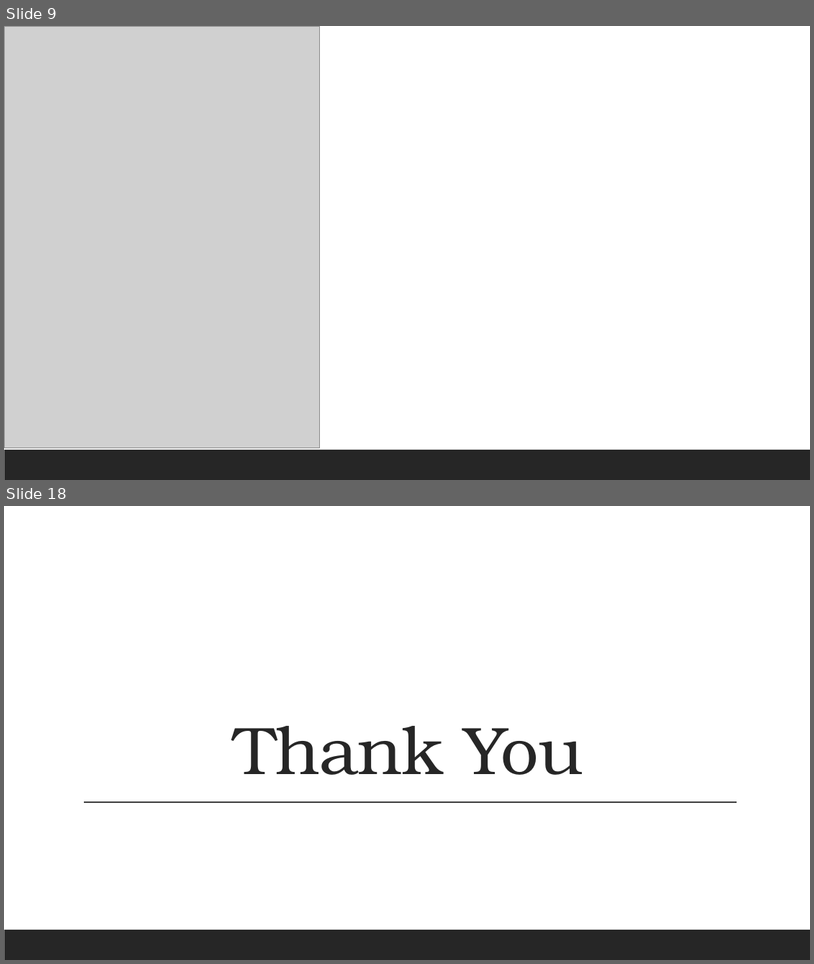
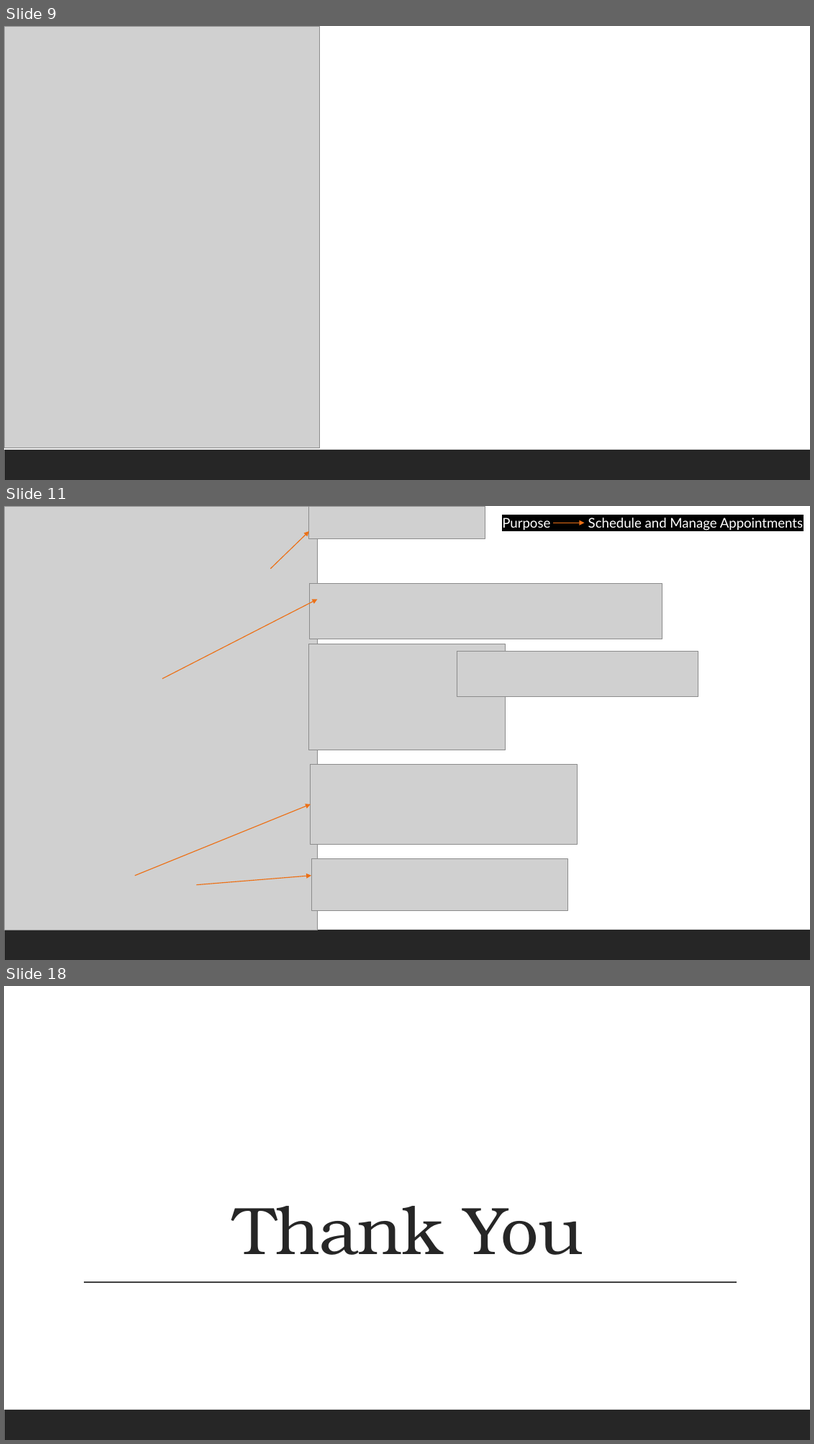
Before and after one commit to TJcollector/DatabaseProject, a slide deck: Database for Clinic Management.pptx. Shown one above the other, each under a label of ours: slides 9 and 18 before the commit, slides 9, 11 and 18 after it; the slides between them are not shown. The pictures are 814x964 and 814x1444 pixels, drawn with LibreOffice and Linux fonts; fonts in the diff are those of the drawing; grey boxes stand for pictures. Boxes give left, top, right and bottom in pixels: in the first picture for what was removed or moved away, otherwise in the second. Text is boxed around its words. In the diff, an @@ line names an element or a change of style, - is before the commit and + after.

```diff
--- a/Database for Clinic Management.pptx
+++ b/Database for Clinic Management.pptx
@@ slide 11 added at [4, 506, 810, 960], background #FFFFFF; not listed: 1 template element that a slide beside it also shows @@
@@ picture added at [4, 506, 317, 929] @@
@@ picture added at [309, 506, 486, 538] @@
@@ text added at [502, 518, 803, 530], 16 pt, text #FFFFFF @@
+Purpose Schedule and Manage Appointments
@@ arrow added from (554, 523) to (585, 523), #EC7016 1 pt @@
@@ arrow added from (271, 569) to (309, 531), #EC7016 1 pt @@
@@ picture added at [309, 584, 663, 639] @@
@@ arrow added from (162, 678) to (317, 599), #EC7016 1 pt @@
@@ picture added at [309, 644, 506, 750] @@
@@ picture added at [457, 651, 698, 697] @@
@@ picture added at [311, 764, 578, 844] @@
@@ arrow added from (135, 875) to (311, 804), #EC7016 1 pt @@
@@ picture added at [311, 859, 568, 910] @@
@@ arrow added from (196, 885) to (311, 875), #EC7016 1 pt @@
```
Also in this commit, not shown: 2 slides changed, 7 other slides added, 8 slides removed.
